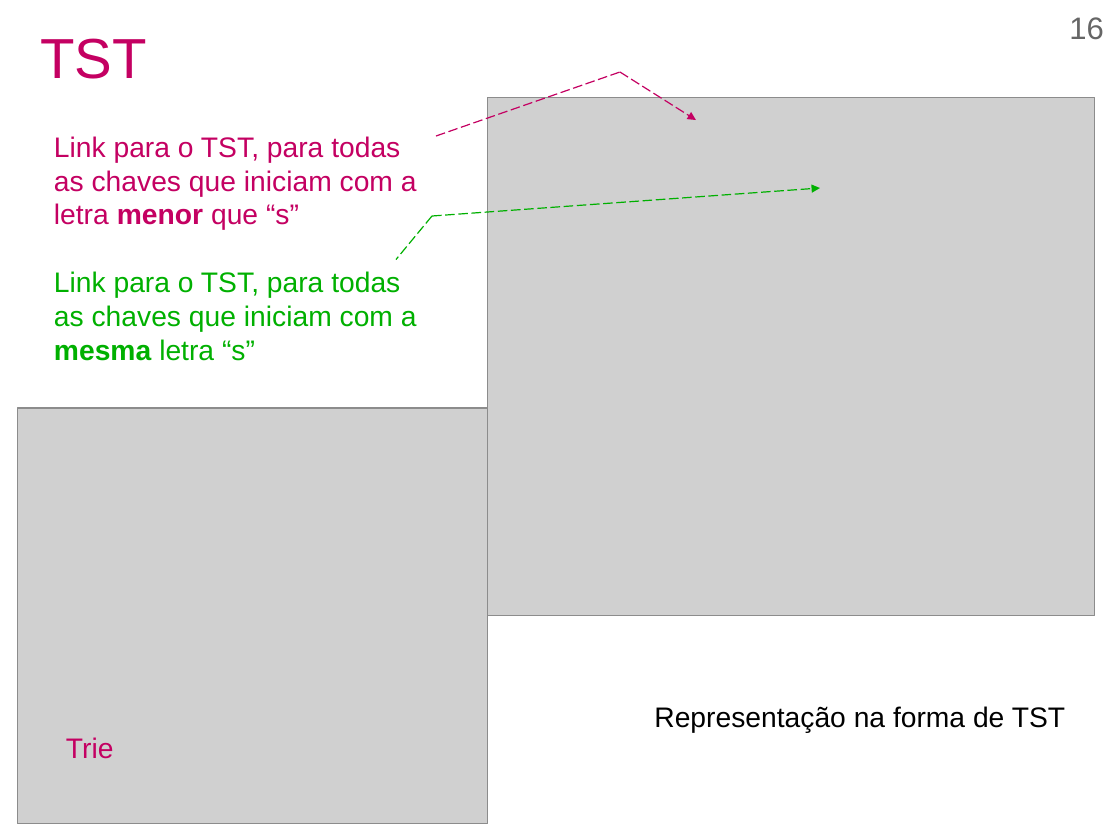
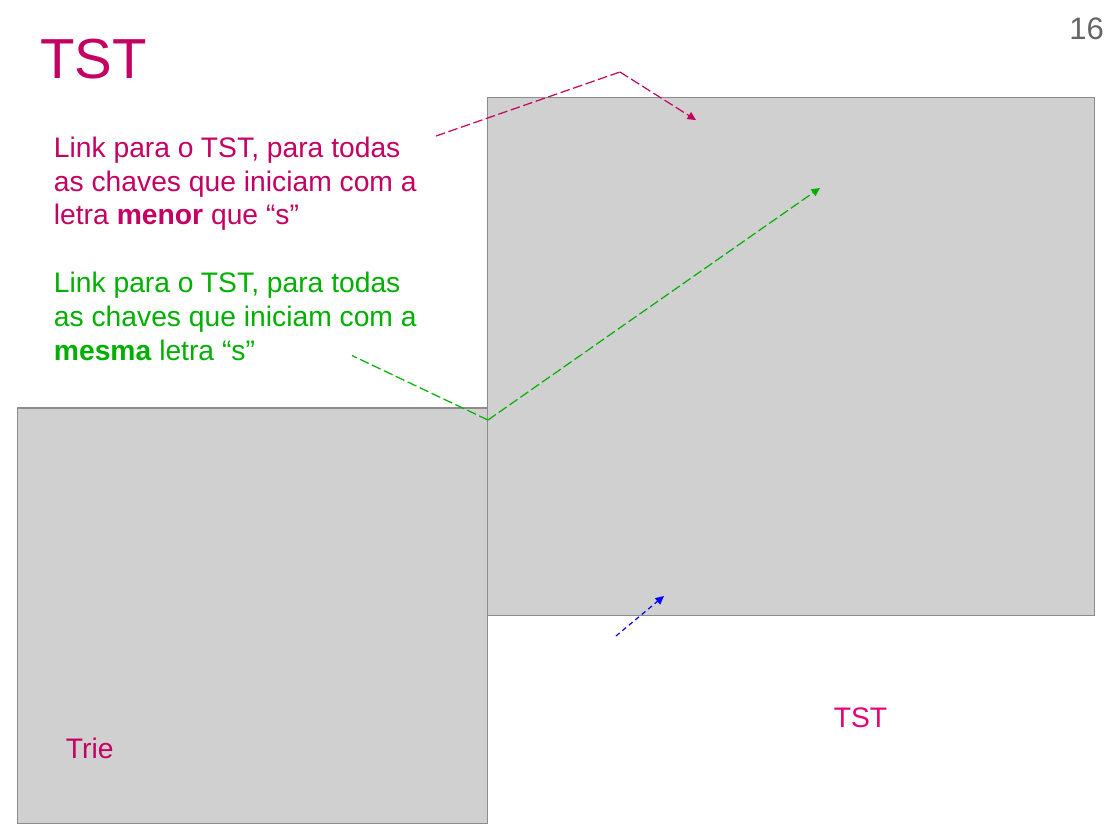
Before and after one commit to efurlanm/teaching, a slide deck: slide 16 of aed/AED-U4S2-Tries.odp. Drawn at 1120x840 pixels with LibreOffice and Linux fonts; fonts in the diff are those of the drawing; grey boxes stand for pictures. Boxes give left, top, right and bottom in pixels: in the first picture for what was removed or moved away, otherwise in the second. Text is boxed around its words. In the diff, an @@ line names an element or a change of style, - is before the commit and + after.

```diff
--- a/aed/AED-U4S2-Tries.odp
+++ b/aed/AED-U4S2-Tries.odp
@@ arrow moved from (432, 216) - (820, 188) to (488, 420) - (820, 188) @@
@@ line removed from (432, 216) to (396, 259) @@
@@ line added from (488, 420) to (352, 356), #00B000 0.85 pt dashed @@
@@ arrow added from (616, 636) to (665, 597), #0000FF 0.85 pt dashed @@
@@ text removed at <box>654,706,1065,733</box> @@
-Representação na forma de TST
@@ text added at <box>834,707,887,728</box>, 20 pt, text #E40072 @@
+TST
```
Also in this commit, not shown: 17 other slides changed, 20 other files.
